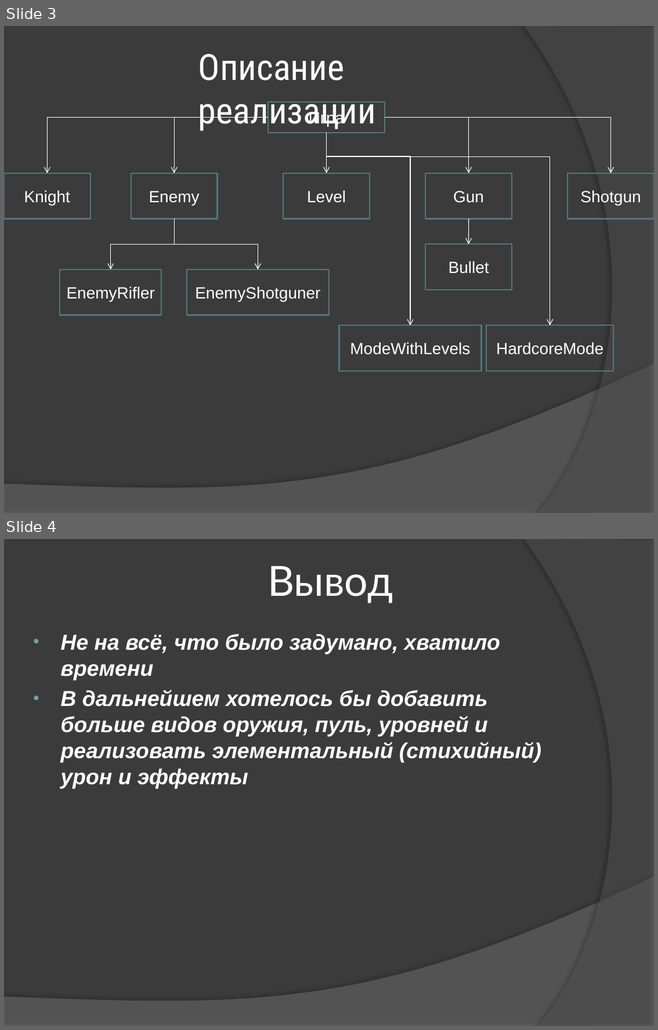
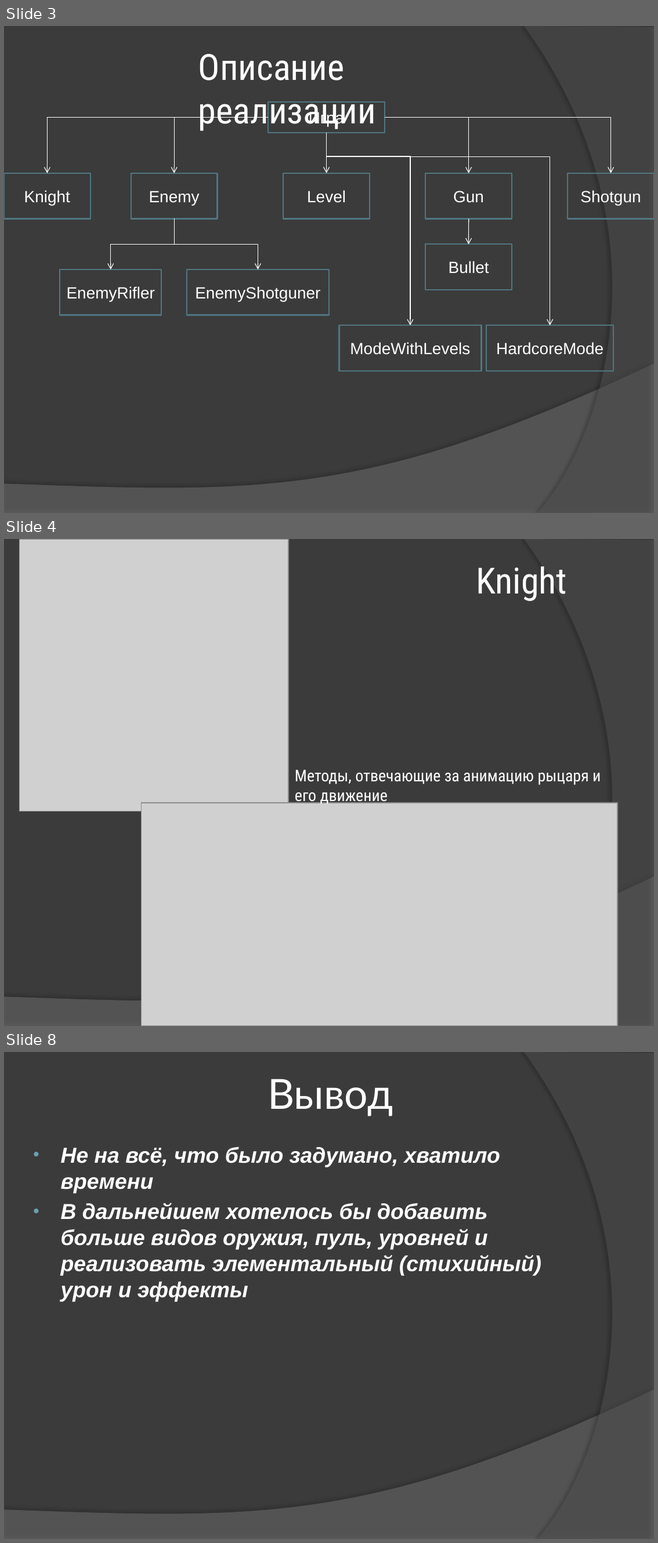
Before and after one commit to ya-regedit/soul_knight, a slide deck: docs/Презентация.pptx. Shown one above the other, each under a label of ours: slides 3 and 4 before the commit, slides 3, 4 and 8 after it; the slides between them are not shown. The pictures are 658x1030 and 658x1543 pixels, drawn with LibreOffice and Linux fonts; fonts in the diff are those of the drawing; grey boxes stand for pictures. Boxes give left, top, right and bottom in pixels: in the first picture for what was removed or moved away, otherwise in the second. Text is boxed around its words. In the diff, an @@ line names an element or a change of style, - is before the commit and + after.

```diff
--- a/docs/Презентация.pptx
+++ b/docs/Презентация.pptx
@@ slide 4 added at [4,539,654,1026], background #3B3B3B; not listed: 2 template elements that a slide beside it also shows @@
@@ picture added at [19,539,288,811] @@
@@ title added at [476,566,567,601], 40 pt, text #FFFFFF @@
+Knight
@@ text added at [295,770,600,805], 18 pt, text #FFFFFF @@
+Методы, отвечающие за анимацию рыцаря и его движение
@@ picture added at [141,803,617,1026] @@
@@ what was slide 4 is now slide 8 @@
```
Also in this commit, not shown: 3 other slides added.
